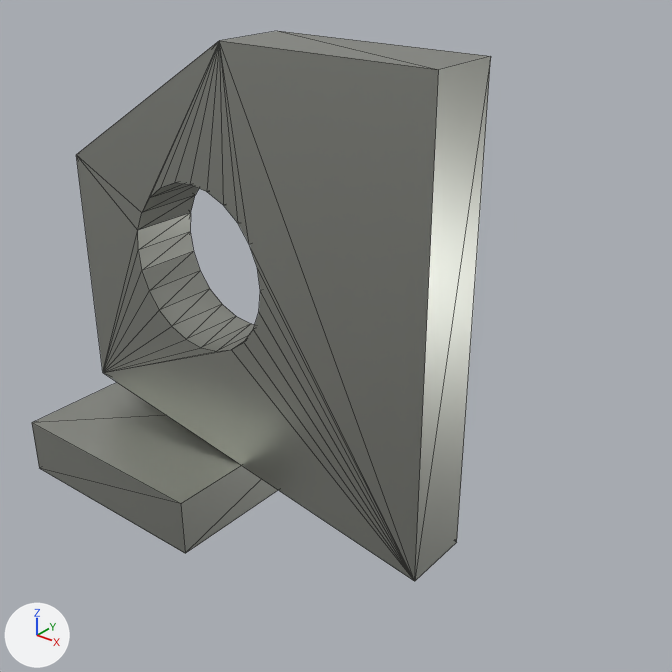
An edit to the glTF model public/parts/heater-blower-support.glb, drawn before and after from the same camera.
Before and after are seen from a 50 mm lens placed at (310.1, -460.3, 167.7), pointed at (269.0, -408.9, 135.9). The lights are fixed; the arrows at lower left show +X, +Y and +Z. The first picture is the older version. Mesh edges are drawn as thin lines. Vertices at exactly the same position are counted once.

Objects in the first picture: 'heater-blower-support:zincPlate'.
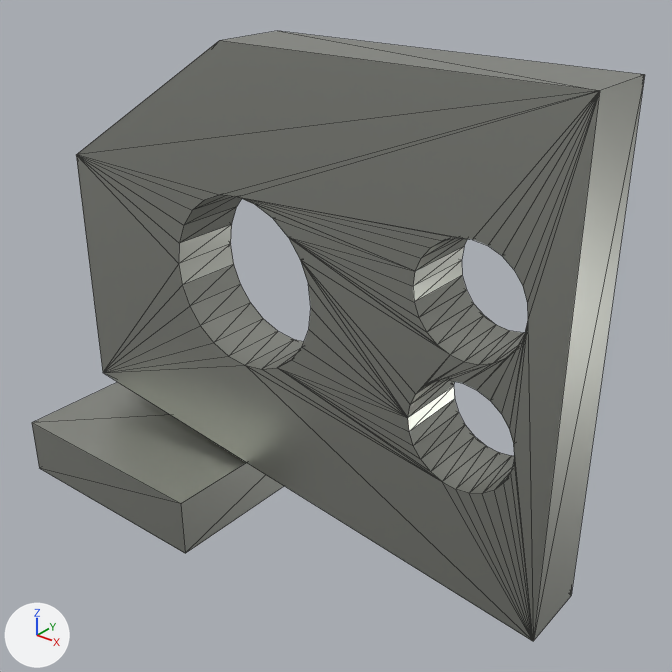
What changed in the scene script:
```text
Change me_mesh_0:
    used by ob_heater_blower_support_zincplate; parent = ob_heater_blower_support; location = (261.0, -410.0, 138.0); scale = (20.0, 20.0, 20.0)
    remove me_mesh_0.from_pydata(...)  # 66 vertices, 128 faces; spans x -0.95..0.95, y -0.5..0.5, z -1.0..1.0
    add me_mesh_0.from_pydata(...)  # 162 vertices, 328 faces; spans x -1.0..1.0, y -0.42..0.42, z -0.83..0.83
    me_mesh_0 part 1: a new loose piece, a box spanning x -1.0..-0.17, y -0.42..0.42, z -0.83..-0.62, in mat_zincplate (grey #b4b6ae)
    me_mesh_0 part 2: the loose piece of 58 vertices spanning x -0.85..0.95, y -0.15..0.15, z -0.9..1.0 is rebuilt with 154 vertices and now spans x -0.92..1.0, y -0.13..0.13, z -0.75..0.83
    other edits to the shape of me_mesh_0 do not show in these pictures
Change ob_heater_blower_support_zincplate:
    ob_heater_blower_support_zincplate.location: (261.0, -410.0, 138.0) -> (266.0, -410.0, 138.0)
    ob_heater_blower_support_zincplate.scale: (20.0, 20.0, 20.0) -> (24.0, 24.0, 24.0)
```

Location of each change, [x1, y1, x2, y2] in pixels of the pictures (672 x 672 px):
'heater-blower-support:zincPlate', reshaped, moved, rescaled (33% wider, 11% taller): before [32, 31, 491, 581]; after [32, 31, 645, 641]
part 1 of me_mesh_0, added: after [32, 382, 283, 553]
part 2 of me_mesh_0, rebuilt (37% wider, 11% taller): before [76, 31, 491, 581]; after [76, 31, 645, 641]
